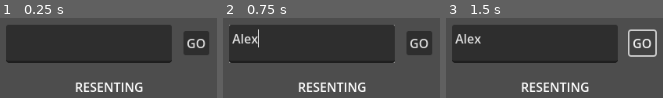
Above: before the commit, frames 1-3 (left to right).
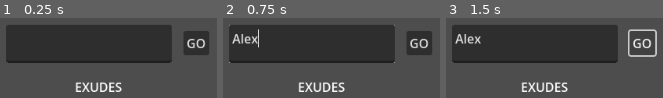
Above: after the commit, the same moments.

Repository: athomicus/WordsGame_godo
Game: Godot game, scene res://main.tscn
Same seed, same stepped clock (60 frames per second), same inputs: the game is played once before the commit and once after it.
Inputs (mouse positions are in pixels of both pictures, inside the frame that each line leads up to):
- Up to frame 1 (0.25 s): no input
- Up to frame 2 (0.75 s): click (311, 43) at 0.52 s; type "Alex" at 0.6 s
- Up to frame 3 (1.5 s): click "GO" at 1.25 s

The runs differ from the first frame. In frame 1, 2.5% of the frame differs, in the area x 35-66%, y 80-93%; in frame 2, 2.5%; in frame 3, 2.5%.

Commit message:
function to find word and clean duplicate

Diff:
--- a/main.gd
+++ b/main.gd
@@ -1,32 +1,57 @@
 extends Node2D
-var combinations = []
+var all_combinations = [] # tablica kombinacji wylosowanego wyrazu
+var all_finded_words = []
 var which_word = 0
 func _ready():
 	which_word = randomWords()
 	$RandomWordLabel.text = WordList.longWords[which_word]
-	var word = WordList.longWords[which_word]
+	var word = WordList.longWords[which_word] # lista słow z pliku jest w global
+	print(word)
+	make_all_permutation("",strToArray(word))
+	print("permutacje DONE!")
+	#for i in range(100):
+	#	print(":", all_combinations[i])
 
-	f("",strToArray(word))
-	#generate_char_combinations("abcd")
+#musimy sprawdzic rozbita liste slow ktore mozemy utworzyc
+	#var ab = WordList.longword.find("AKA")
+	#print("FIND:",ab)
 
-	#f("",['a','b','c'])
+	# find zwraca nr elementu tablicy jak nie znajdzie to -1
+	for element in all_combinations:
+		var number = WordList.allWords.find(element)
+		if(number >= 0 ):
+			all_finded_words.append(element)
 
-	var nums = [1, 2, 3]
-	var permutations = permute(nums)
-	print(permutations)
 
-func permute(nums: Array) -> Array:
-	var result = []
 
-#	backtrack(nums, [], result)
-	return result
+	var all_finded_words_copy = all_finded_words.duplicate()
+	print(all_finded_words_copy)
+	var j = 1
+	for element in all_finded_words:
+		if(all_finded_words.find(element,j) >=0):
+			all_finded_words_copy.erase(all_finded_words[j])
+		j+= 1
+	print(all_finded_words_copy)
+#all_combinations[3]s
 
-func f(word,letters):
-	print(word)
+
+
+func make_all_permutation(word :String,letters):
+	give_word_to_table(word)
+		#print("y")
 	for character in letters:
 		var letters_new = letters.duplicate()
 		letters_new.erase(character)
-		f(word + character,letters_new)
+		make_all_permutation(word + character,letters_new)
+
+func if_created_word_exist_in_dictionary(word):
+	return WordList.longWords.find(word) >= 0
+
+
+func give_word_to_table(generated_word):
+	#if !if_created_word_exist_in_dictionary(generated_word):
+	#	return
+	all_combinations.append(generated_word)
 
 
 
@@ -69,18 +94,3 @@
 	randomize()
 	which_word = randi()%(WordList.lenght_of_longWords)   # od 0  do lenght_of_longWords
 	return which_word
-
-
-
-func generate_char_combinations(word):
-	recursive_method("",word)
-	return combinations
-
-func recursive_method(current,remaining):
-	if remaining.length() == 0:
-		combinations.append(current)
-
-	for i in range(remaining.length()):
-		var new_current = current + remaining[i]
-		var new_remaining = remaining.replace(remaining.substr(i, 1),"")
-		recursive_method(new_current, new_remaining)
--- a/word_list.gd
+++ b/word_list.gd
@@ -1,6 +1,6 @@
 extends Node2D
-var allWords = []
-var longWords = []
+var allWords = [] #wszystki slowa zaczytane z pliku
+var longWords = [] # dluzsze slowa z ktorych robimy levele
 var file_path="res://2of12inf.txt"
 var which_word
 var lenght_of_longWords
@@ -11,11 +11,10 @@
 	load_file_prepare_data(file_path)
 
 	lenght_of_longWords = longWords.size() - 1
+	print("Plik wczytany")
 
 	#randi()%10+1 # 1-10
-
 	#$RandomWordLabel.text = "abc"
-
 	#longWords[which_word]
 
 
@@ -28,9 +27,12 @@
 	var file = FileAccess.open(path,FileAccess.READ)
 	while !file.eof_reached():
 		line = file.get_line()
+
+		if line.length() > 5 && line.length() <7:
+			longWords.append(line) #z dlugich slow zrobimy levele
+
 		allWords.append(line)
-		if line.length() > 6:
-			longWords.append(line) #z dlugich slow zrobimy levele
+
 	file = null # File is closed.
 
 
